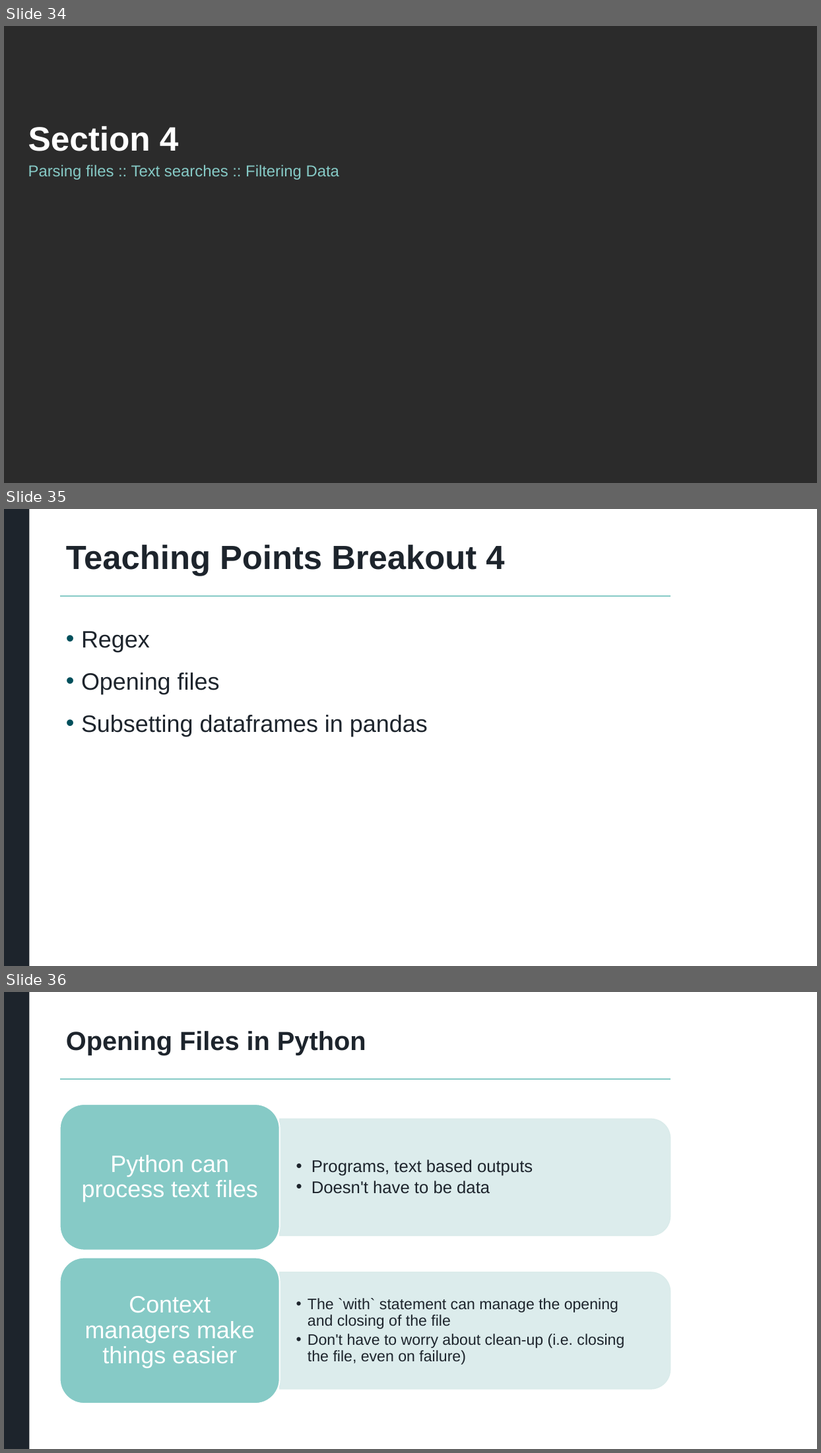
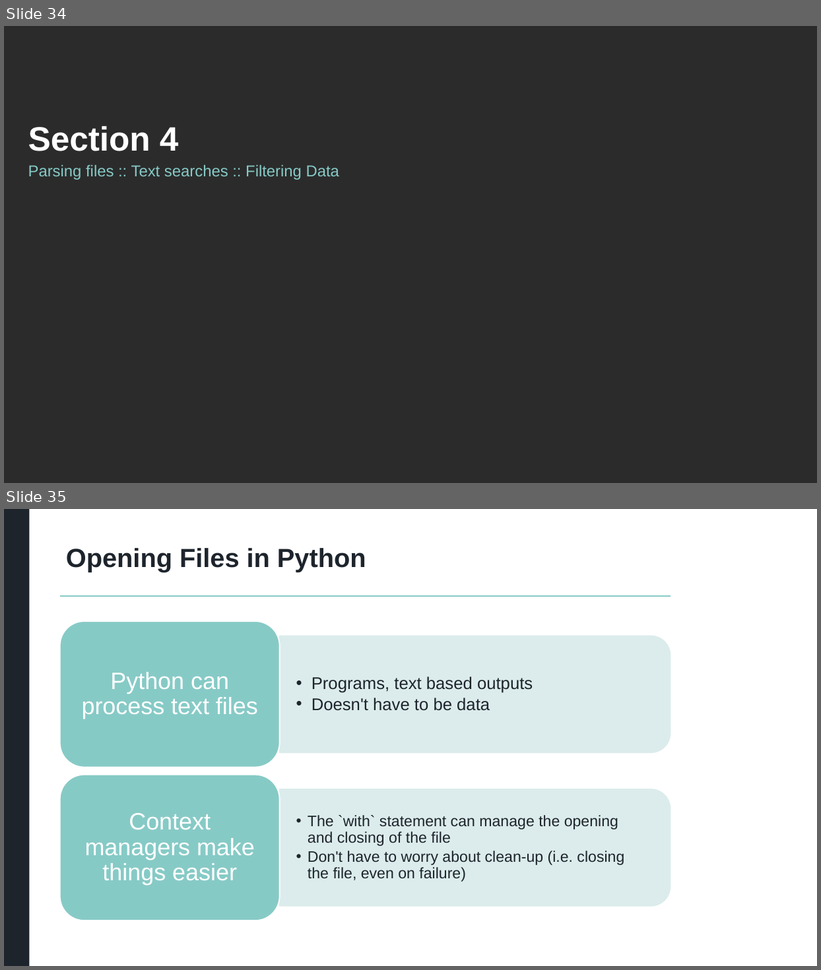
Before and after one commit to atorus-research/MultilingualMarkdown, a slide deck: MultilingualMarkdown.pptx. Shown one above the other, each under a label of ours: slides 34, 35 and 36 before the commit, slides 34 and 35 after it. The pictures are 821x1453 and 821x970 pixels, drawn with LibreOffice and Linux fonts; fonts in the diff are those of the drawing; background and template pictures are left out; a plain dark background stands for a picture behind light text. Boxes give left, top, right and bottom in pixels: in the first picture for what was removed or moved away, otherwise in the second. Text is boxed around its words. In the diff, an @@ line names an element or a change of style, - is before the commit and + after.

```diff
--- a/MultilingualMarkdown.pptx
+++ b/MultilingualMarkdown.pptx
@@ slide 35 removed at (4,509,817,966), background #FFFFFF; not listed: 2 template elements that a slide beside it also shows @@
@@ title removed at (66,545,504,576) @@
-Teaching Points Breakout 4
@@ text removed at (81,631,428,736) @@
-• Regex
-• Opening files
-• Subsetting dataframes in pandas
@@ what was slide 36 is now slide 35 @@
```
Also in this commit, not shown: 3 slides changed.
